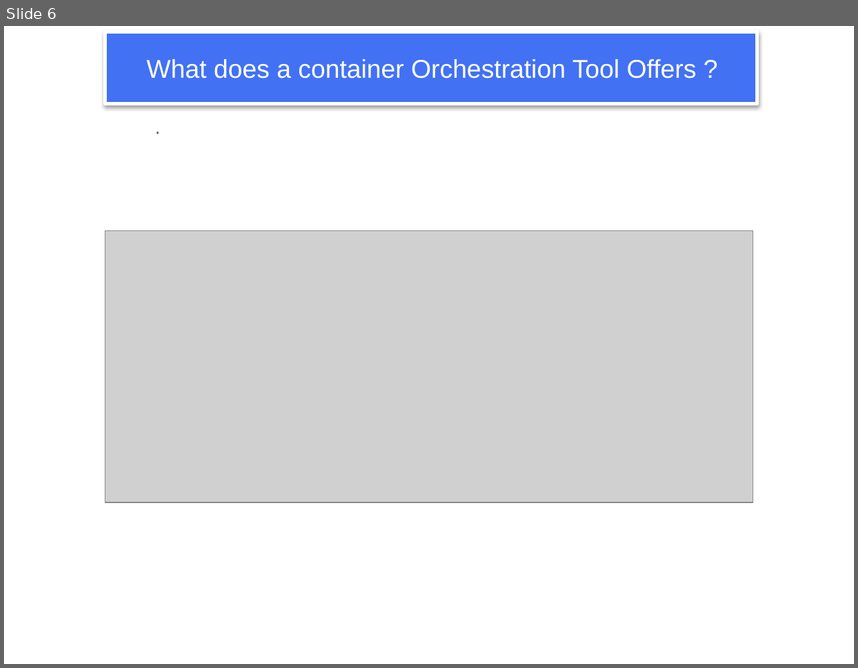
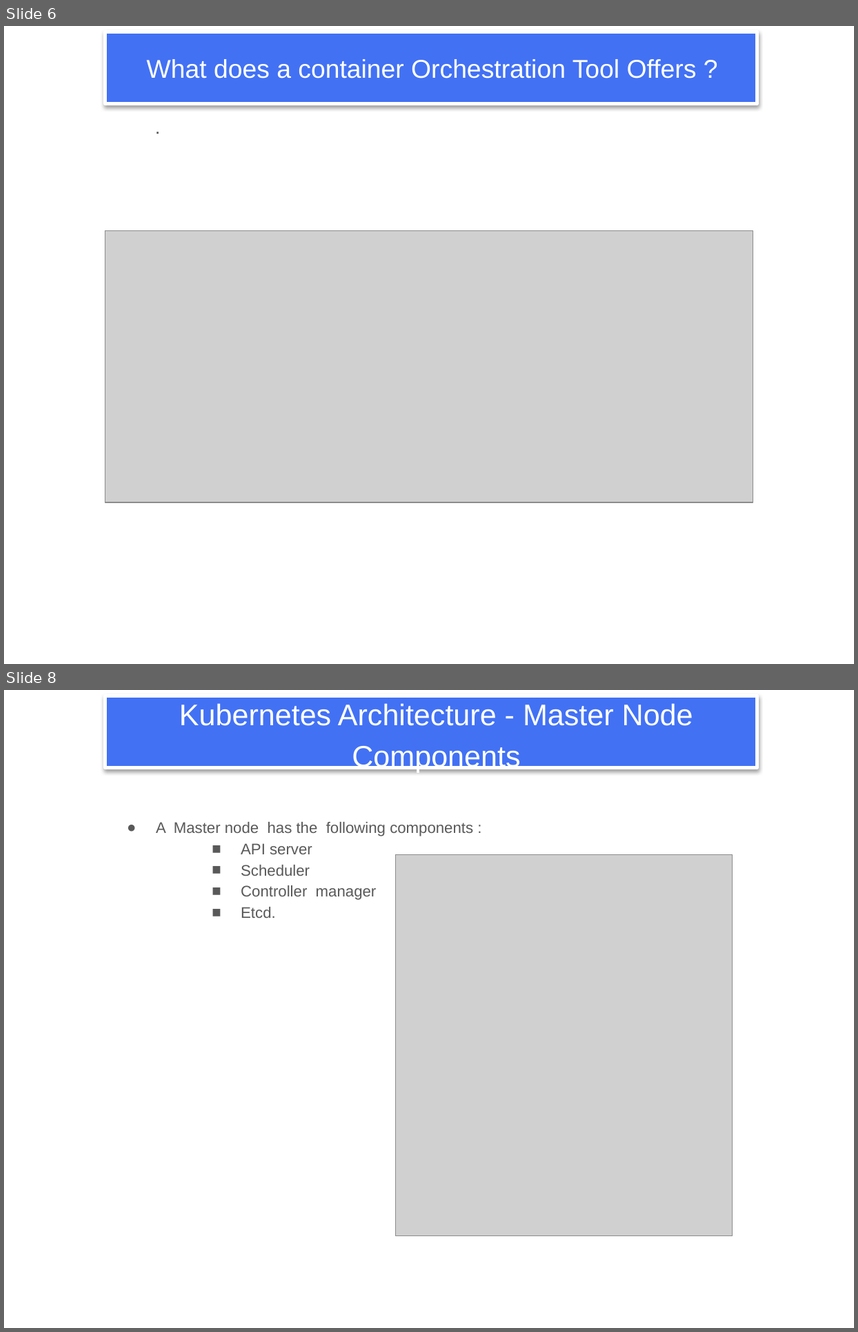
Before and after one commit to NubeEra-Abad/EmpDailyActivities, a slide deck: Module 12_Kubernetes Overview_Container Orchestration/06_Introduction to Kubernetes.pptx. Shown one above the other, each under a label of ours: slide 6 before the commit, slides 6 and 8 after it; the slides between them are not shown. The pictures are 858x668 and 858x1332 pixels, drawn with LibreOffice and Linux fonts; fonts in the diff are those of the drawing; grey boxes stand for pictures; background and template pictures are left out. Boxes give left, top, right and bottom in pixels: in the first picture for what was removed or moved away, otherwise in the second. Text is boxed around its words. In the diff, an @@ line names an element or a change of style, - is before the commit and + after.

```diff
--- a/Module 12_Kubernetes Overview_Container Orchestration/06_Introduction to Kubernetes.pptx
+++ b/Module 12_Kubernetes Overview_Container Orchestration/06_Introduction to Kubernetes.pptx
@@ slide 8 added at [4, 690, 854, 1328], background #FFFFFF; not listed: 1 template element that a slide beside it also shows @@
@@ title added at [179, 703, 693, 772], 25.2 pt, text #FFFFFF @@
+Kubernetes Architecture - Master Node Components
@@ text added at [156, 822, 473, 918], 13 pt, text #595959 @@
+● A Master node has the following components :
+    ■ API server
+    ■ Scheduler
+    ■ Controller manager
+    ■ Etcd.
@@ picture added at [396, 855, 733, 1236] @@
```
Also in this commit, not shown: 1 slide changed, 10 other slides added, 6 slides removed, 3 other files.
